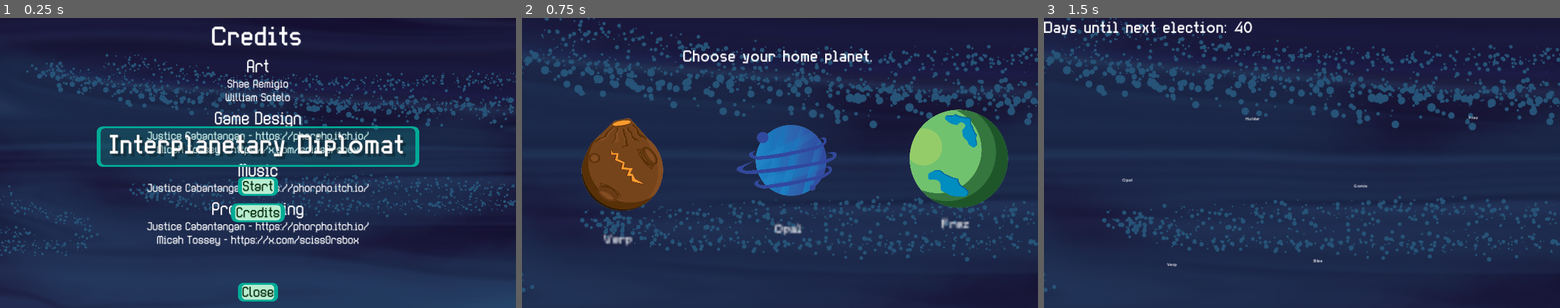
Above: before the commit, frames 1-3 (left to right).
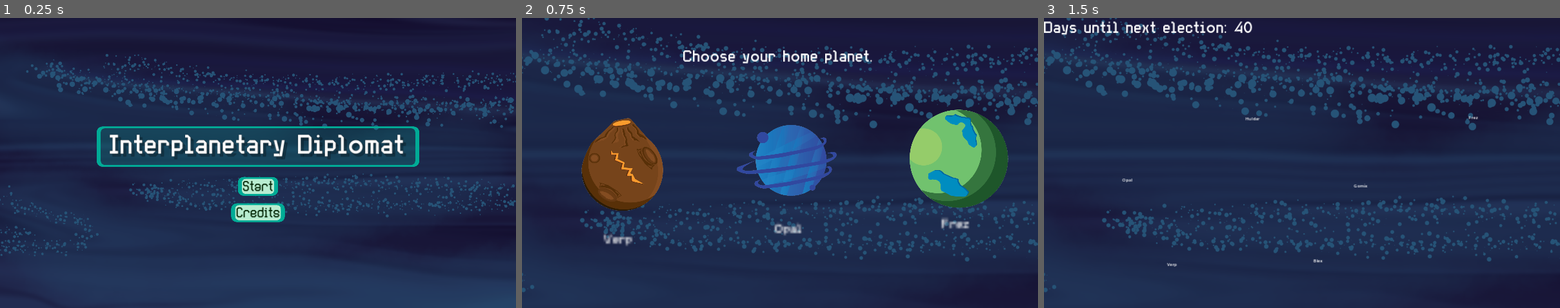
Above: after the commit, the same moments.

Repository: TheWorldisWatchingGameJam/TheWorldisWatching
Game: Godot game, scene res://Scenes/main_menu.tscn
Two runs of this game, one before a commit and one after it. Both use one fixed random seed, a clock stepped at 60 frames per second and the inputs below. The engine's default icon, where the game draws it, is replaced by a stand-in: a white triangle on a blue panel in a dark square.
Inputs (mouse positions are in pixels of both pictures, inside the frame that each line leads up to):
- Up to frame 1 (0.25 s): no input
- Up to frame 2 (0.75 s): click "Start" at 0.5 s
- Up to frame 3 (1.5 s): tap Enter at 1.25 s; move the mouse to (1142, 165) at 1.27 s; click (1142, 165) at 1.42 s

The runs differ from the first frame. In frame 1, 5.1% of the frame differs, in the area x 28-72%, y 2-98%; in frame 2, nothing differs; in frame 3, nothing differs.
Error in both runs: Invalid assignment of property or key 'texture' with value of type 'CompressedTexture2D' on a base object of type 'Nil'. (res://PlanetNode.gd:17)

Commit message:
the market was broken :'(

Diff:
--- a/TWIW/Scenes/main_menu.tscn
+++ b/TWIW/Scenes/main_menu.tscn
@@ -48,6 +48,7 @@
 texture = ExtResource("2_o6tst")
 
 [node name="CreditsContainer" type="VBoxContainer" parent="TextureRect"]
+visible = false
 layout_mode = 1
 anchors_preset = 15
 anchor_right = 1.0
--- a/TWIW/Scenes/market_window.gd
+++ b/TWIW/Scenes/market_window.gd
@@ -49,7 +49,7 @@
 		print("Not enough food in player inventory.")
 		return
 	player_data.player_data_modify(food_cost_token)
-	player_data.money += food_price
+	player_data.money += food_price * (food_cost_token.cost_value * -1)
 	print("Player now has ", str(player_data.food), " food, and ", str(player_data.money), " money")
 
 
@@ -65,7 +65,7 @@
 		print("Not enough luxuries in player inventory.")
 		return
 	player_data.player_data_modify(luxury_cost_token)
-	player_data.money += luxuries_price
+	player_data.money += luxuries_price * (luxury_cost_token.cost_value * -1)
 	print("Player now has ", str(player_data.luxuries), " luxuries and ", str(player_data.money), " money")
 
 
@@ -81,7 +81,7 @@
 		print("Not enough weapons in player inventory.")
 		return
 	player_data.player_data_modify(weapon_cost_token)
-	player_data.money += weapons_price
+	player_data.money += weapons_price * (weapon_cost_token.cost_value * -1)
 	print("Player now has ", str(player_data.weapons), " weapons and ", str(player_data.money), " money")
 
 
